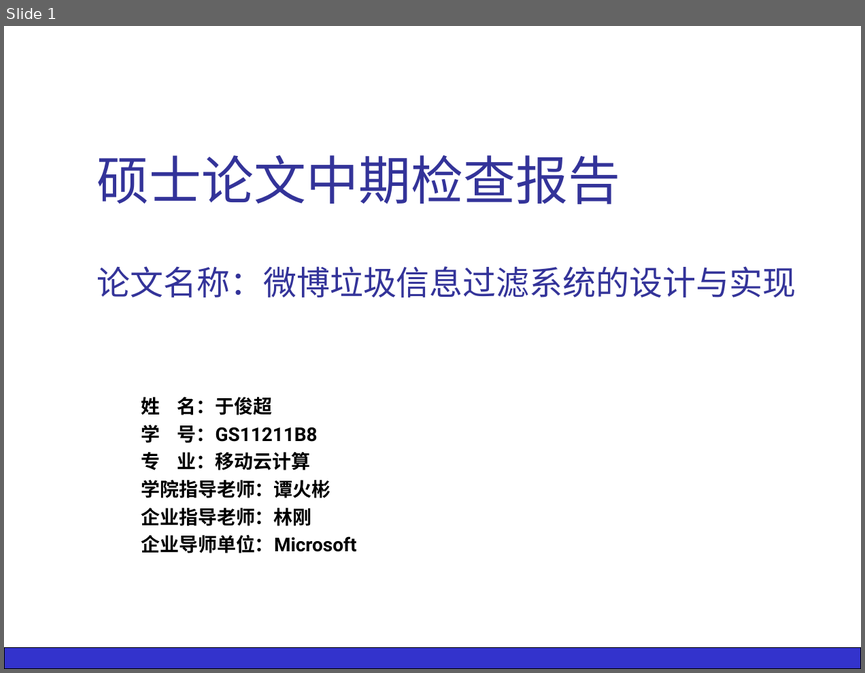
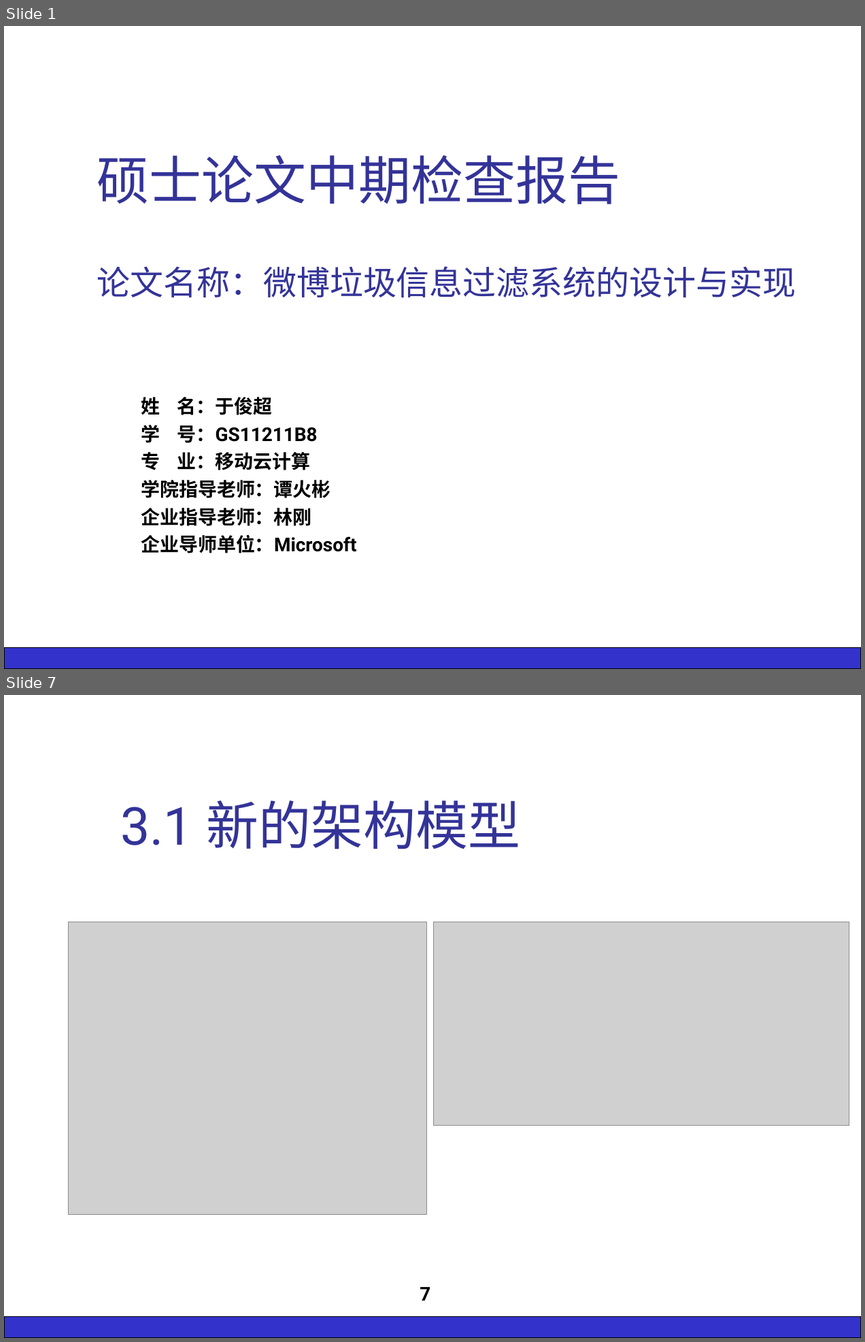
Before and after one commit to silver6wings/WeiboFilter, a slide deck: _Paper/7.中期报告/GS11211B8于俊超 中期检查报告.ppt. Shown one above the other, each under a label of ours: slide 1 before the commit, slides 1 and 7 after it; the slides between them are not shown. The pictures are 865x673 and 865x1342 pixels, drawn with LibreOffice and Linux fonts; fonts in the diff are those of the drawing; grey boxes stand for pictures; background and template pictures are left out. Boxes give left, top, right and bottom in pixels: in the first picture for what was removed or moved away, otherwise in the second. Text is boxed around its words. In the diff, an @@ line names an element or a change of style, - is before the commit and + after.

```diff
--- a/_Paper/7.中期报告/GS11211B8于俊超 中期检查报告.ppt
+++ b/_Paper/7.中期报告/GS11211B8于俊超 中期检查报告.ppt
@@ slide 7 added at [4, 695, 861, 1338], background #FFFFFF; not listed: 1 template element that a slide beside it also shows @@
@@ title added at [120, 800, 520, 849], 44 pt, text #333399 @@
+3.1 新的架构模型
@@ picture added at [68, 922, 427, 1215] @@
@@ picture added at [433, 922, 849, 1125] @@
@@ page number added at [419, 1287, 430, 1300], 16 pt, text #000000, bold @@
+7
```
Also in this commit, not shown: 7 slides changed, 4 other slides added, 1 slide removed, 5 other files.
